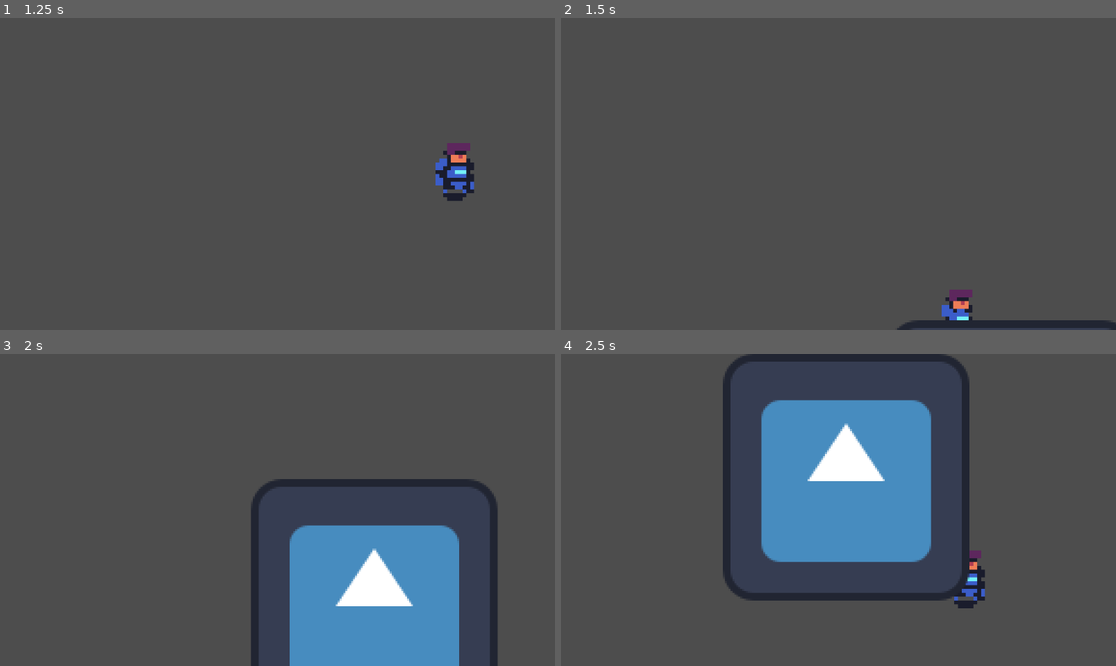
Above: before the commit, frames 1-4 (two rows, left to right).
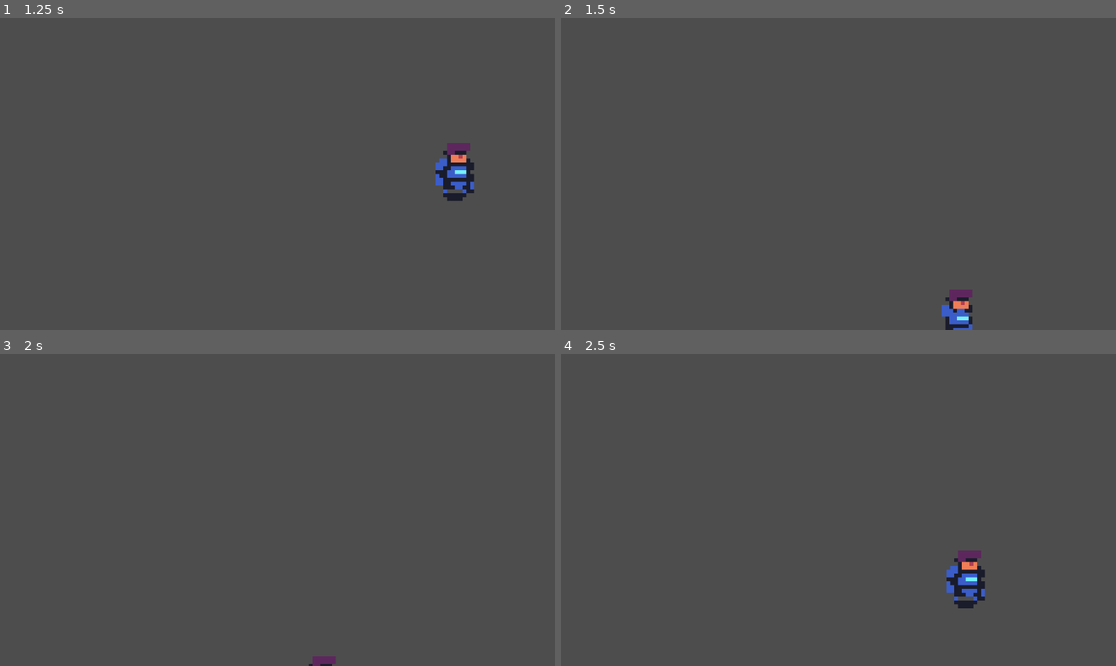
Above: after the commit, the same moments.

Repository: Dhruan28/BooBooBaaBaa
Game: Godot game, scene res://Scenes/World.tscn
The game is run twice, just before and just after one commit, with the same random seed, the same clock (stepped at 60 frames per second) and the same inputs. The engine's default icon, where the game draws it, is replaced by a stand-in: a white triangle on a blue panel in a dark square.
Inputs:
- Up to frame 1 (1.25 s): tap Enter at 0.5 s; hold Right (ui_right) from 0.53 s (still down); tap Space (dash) at 0.6 s
- Up to frame 2 (1.5 s): release Right (ui_right) at 1.28 s; hold Down (ui_down) from 1.28 s (still down); tap Space (dash) at 1.35 s
- Up to frame 3 (2 s): keep holding Down (ui_down)
- Up to frame 4 (2.5 s): release Down (ui_down) at 2.03 s; hold Right (ui_right) from 2.03 s (still down); tap Space (dash) at 2.1 s

Frame 1 is identical in both runs. In frame 2, 1.0% of the frame differs, in the area x 60-100%, y 96-100%; in frame 3, 16%; in frame 4, 20%, in the area x 29-74%, y 0-80%.

Commit message:
new asset pack added
new asset pack

Diff:
--- a/Scenes/World.tscn
+++ b/Scenes/World.tscn
@@ -1,13 +1,66 @@
-[gd_scene load_steps=3 format=3 uid="uid://ccga43nfh3w3e"]
+[gd_scene load_steps=5 format=3 uid="uid://ccga43nfh3w3e"]
 
 [ext_resource type="PackedScene" uid="uid://3mh77ohsnl1p" path="res://Scenes/main.tscn" id="1_bew1i"]
-[ext_resource type="Texture2D" uid="uid://bj2nxhx2sih8" path="res://icon.svg" id="2_88274"]
+[ext_resource type="Texture2D" uid="uid://cbncjiha3lph5" path="res://Assets/0x72_DungeonTilesetII_v1.7/atlas_walls_low-16x16.png" id="2_xwb4g"]
+
+[sub_resource type="TileSetAtlasSource" id="TileSetAtlasSource_rsyfp"]
+texture = ExtResource("2_xwb4g")
+0:0/0 = 0
+1:0/0 = 0
+2:0/0 = 0
+3:0/0 = 0
+4:0/0 = 0
+5:0/0 = 0
+6:0/0 = 0
+7:0/0 = 0
+8:0/0 = 0
+9:0/0 = 0
+10:0/0 = 0
+11:0/0 = 0
+0:1/0 = 0
+1:1/0 = 0
+2:1/0 = 0
+3:1/0 = 0
+4:1/0 = 0
+5:1/0 = 0
+6:1/0 = 0
+7:1/0 = 0
+8:1/0 = 0
+9:1/0 = 0
+11:1/0 = 0
+0:2/0 = 0
+1:2/0 = 0
+2:2/0 = 0
+3:2/0 = 0
+4:2/0 = 0
+5:2/0 = 0
+6:2/0 = 0
+7:2/0 = 0
+8:2/0 = 0
+9:2/0 = 0
+10:2/0 = 0
+11:2/0 = 0
+0:3/0 = 0
+1:3/0 = 0
+2:3/0 = 0
+3:3/0 = 0
+4:3/0 = 0
+5:3/0 = 0
+6:3/0 = 0
+7:3/0 = 0
+8:3/0 = 0
+9:3/0 = 0
+10:3/0 = 0
+11:3/0 = 0
+
+[sub_resource type="TileSet" id="TileSet_77gm3"]
+sources/0 = SubResource("TileSetAtlasSource_rsyfp")
 
 [node name="World" type="Node2D"]
 
 [node name="player" parent="." instance=ExtResource("1_bew1i")]
 position = Vector2(299, 332)
 
-[node name="Icon" type="Sprite2D" parent="."]
-position = Vector2(537, 488)
-texture = ExtResource("2_88274")
+[node name="TileMap" type="TileMap" parent="."]
+tile_set = SubResource("TileSet_77gm3")
+format = 2
--- a/project.godot
+++ b/project.godot
@@ -12,7 +12,7 @@
 
 config/name="ProjectGame"
 run/main_scene="res://Scenes/World.tscn"
-config/features=PackedStringArray("4.3", "Mobile")
+config/features=PackedStringArray("4.2", "Mobile")
 config/icon="res://icon.svg"
 
 [display]
@@ -23,7 +23,7 @@
 
 dash={
 "deadzone": 0.5,
-"events": [Object(InputEventKey,"resource_local_to_scene":fa …(171 unchanged characters)… keycode":32,"key_label":0,"unicode":32,"location":0,"echo":false,"script":null)
+"events": [Object(InputEventKey,"resource_local_to_scene":fa …(171 unchanged characters)… keycode":32,"key_label":0,"unicode":32,"echo":false,"script":null)
 ]
 }
 
Binary file added: Assets/0x72_DungeonTilesetII_v1.7/0x72_DungeonTilesetII_v1.7.png
Not shown, added: Assets/0x72_DungeonTilesetII_v1.7/0x72_DungeonTilesetII_v1.7.png.import
Binary file added: Assets/0x72_DungeonTilesetII_v1.7/atlas_floor-16x16.png
Not shown, added: Assets/0x72_DungeonTilesetII_v1.7/atlas_floor-16x16.png.import
Binary file added: Assets/0x72_DungeonTilesetII_v1.7/atlas_walls_high-16x32.png
Not shown, added: Assets/0x72_DungeonTilesetII_v1.7/atlas_walls_high-16x32.png.import
Binary file added: Assets/0x72_DungeonTilesetII_v1.7/atlas_walls_low-16x16.png
Not shown, added: Assets/0x72_DungeonTilesetII_v1.7/atlas_walls_low-16x16.png.import
Binary file added: Assets/0x72_DungeonTilesetII_v1.7/frames/angel_idle_anim_f0.png
Not shown, added: Assets/0x72_DungeonTilesetII_v1.7/frames/angel_idle_anim_f0.png.import
Binary file added: Assets/0x72_DungeonTilesetII_v1.7/frames/angel_idle_anim_f1.png
Not shown, added: Assets/0x72_DungeonTilesetII_v1.7/frames/angel_idle_anim_f1.png.import
(and 739 more such lines)
